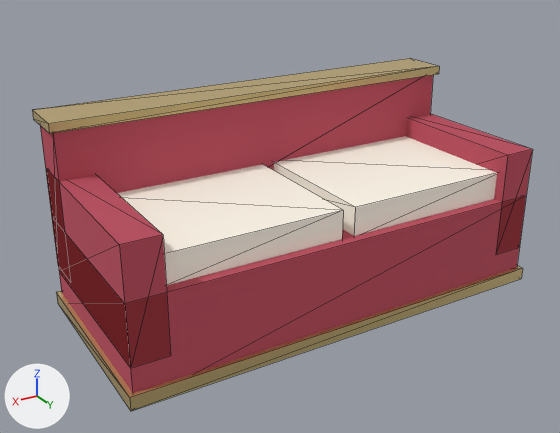
Renders of the glTF model models/sofa-palace.glb from each side of a commit.
Before and after are seen from a 50 mm camera at (1.76, 2.79, 1.8) aimed at (0.1, 0.01, 0.41). The lights are fixed; the arrows at lower left show +X, +Y and +Z. The first picture is the older version. Mesh edges are drawn as thin lines. Vertices at exactly the same position are counted once.

In view in the first picture: 'base', 'cushions', 'trim'.
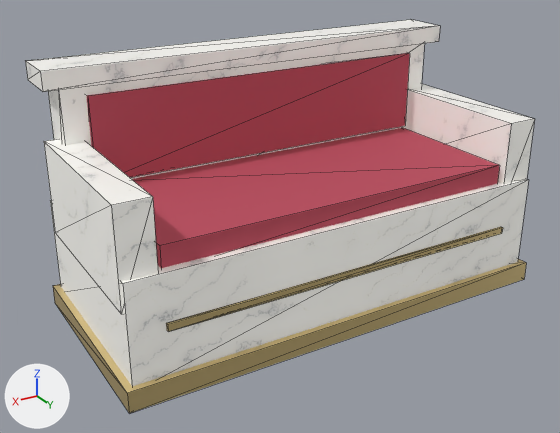
Where the change shows, as pixel boxes [x1, y1, x2, y2] in the pictures (560 x 433 px; the box of a moved part takes in the faces that stretch with it):
'base', reshaped, recoloured (red to grey, 15% taller)
    before: [40, 75, 532, 393]
    after: [25, 20, 535, 386]
'cushions', recoloured, reshaped
    before: [117, 136, 497, 285]
    after: [86, 53, 500, 268]
'trim', reshaped
    before: [32, 58, 523, 411]
    after: [53, 227, 526, 413]
part 1 of me_base, moved or reshaped
    before: [53, 196, 526, 393]
    after: [50, 179, 528, 386]
part 2 of me_base, added
    after: [48, 44, 424, 179]
part 3 of me_base, added
    after: [405, 84, 535, 184]
part 4 of me_base, added
    after: [44, 139, 158, 314]
part 5 of me_base, added
    after: [25, 20, 440, 92]
part 6 of me_base, deleted (red)
    before: [40, 75, 433, 280]
part 7 of me_base, deleted (red)
    before: [406, 114, 532, 253]
part 8 of me_base, deleted (red)
    before: [46, 170, 171, 368]
part 9 of me_cushions, moved or reshaped
    before: [274, 136, 497, 236]
    after: [132, 128, 500, 268]
part 10 of me_cushions, moved or reshaped
    before: [117, 164, 343, 285]
    after: [86, 53, 410, 178]
part 11 of me_trim, moved or reshaped
    before: [56, 265, 523, 411]
    after: [53, 259, 526, 413]
part 12 of me_trim, moved or reshaped
    before: [32, 58, 439, 133]
    after: [166, 227, 503, 332]

Edits to the bpy script that builds the scene:
```text
Add img_marble_png:
    img_marble_png = load_image('marble.png', 'palace/marble.png', 512, 512, 'sRGB')
Add mat_marble:
    mat_marble = bpy.data.materials.new('marble')
    # colours: grey #6f6f6c
    # uses the picture img_marble_png
Change me_base:
    used by ob_base; location = (0.0, 0.0, 0.0)
    remove me_base.from_pydata(...)  # 32 vertices, 48 faces; spans x -1.0..1.0, y -0.46..0.45, z 0.0..0.9
    remove me_base.materials.append(mat_velvet)  # red #ad4559
    add me_base.from_pydata(...)  # 40 vertices, 60 faces; spans x -1.02..1.02, y -0.49..0.45, z 0.06..1.13
    me_base part 1: the loose piece of 8 vertices spanning x -1.0..1.0, y -0.45..0.45, z 0.0..0.44 is moved by (0.0, 0.0, 0.07), in mat_marble
    me_base part 2: a new loose piece, a box spanning x -0.95..0.95, y -0.46..-0.29, z 0.2..1.05, in mat_marble
    me_base part 3: a new loose piece, a box spanning x -1.01..-0.86, y -0.39..0.43, z 0.39..0.81, in mat_marble
    me_base part 4: a new loose piece, a box spanning x 0.86..1.01, y -0.39..0.43, z 0.39..0.81, in mat_marble
    me_base part 5: a new loose piece, a box spanning x -1.02..1.02, y -0.49..-0.26, z 1.05..1.13, in mat_marble
    me_base part 6: the loose piece of 8 vertices spanning x -1.0..1.0, y -0.46..-0.26, z 0.2..0.9 is deleted
    me_base part 7: the loose piece of 8 vertices spanning x -1.0..-0.84, y -0.45..0.45, z 0.17..0.67 is deleted
    me_base part 8: the loose piece of 8 vertices spanning x 0.84..1.0, y -0.45..0.45, z 0.17..0.67 is deleted
    add me_base.materials.append(mat_marble)
Change me_cushions:
    used by ob_cushions; location = (0.0, 0.0, 0.0)
    remove me_cushions.from_pydata(...)  # 16 vertices, 24 faces; spans x -0.89..0.89, y -0.3..0.4, z 0.43..0.57
    remove me_cushions.materials.append(mat_creamsilk)  # white #f3eddf
    add me_cushions.from_pydata(...)  # 16 vertices, 24 faces; spans x -0.84..0.84, y -0.36..0.41, z 0.5..1.0
    me_cushions part 9: the loose piece of 8 vertices spanning x -0.89..-0.03, y -0.3..0.4, z 0.43..0.57 is scaled about its middle by (1.95, 1.07, 0.786), then moved by (0.46, -0.02, 0.06)
    me_cushions part 10: the loose piece of 8 vertices spanning x 0.03..0.89, y -0.3..0.4, z 0.43..0.57 is scaled about its middle by (1.95, 0.129, 2.71), then moved by (-0.46, -0.37, 0.31)
    add me_cushions.materials.append(mat_velvet)  # red #ad4559
Change me_trim:
    used by ob_trim; location = (0.0, 0.0, 0.0)
    remove me_trim.from_pydata(...)  # 16 vertices, 24 faces; spans x -1.02..1.02, y -0.48..0.47, z 0.0..0.93
    add me_trim.from_pydata(...)  # 16 vertices, 24 faces; spans x -1.03..1.03, y -0.48..0.48, z 0.0..0.31
    me_trim part 11: the loose piece of 8 vertices spanning x -1.02..1.02, y -0.47..0.47, z 0.0..0.06 is scaled about the mesh origin by (1.01, 1.02, 1.5)
    me_trim part 12: the loose piece of 8 vertices spanning x -1.02..1.02, y -0.48..-0.24, z 0.88..0.93 is scaled about its middle by (0.833, 0.05, 0.75), then moved by (0.0, 0.82, -0.61)
```
